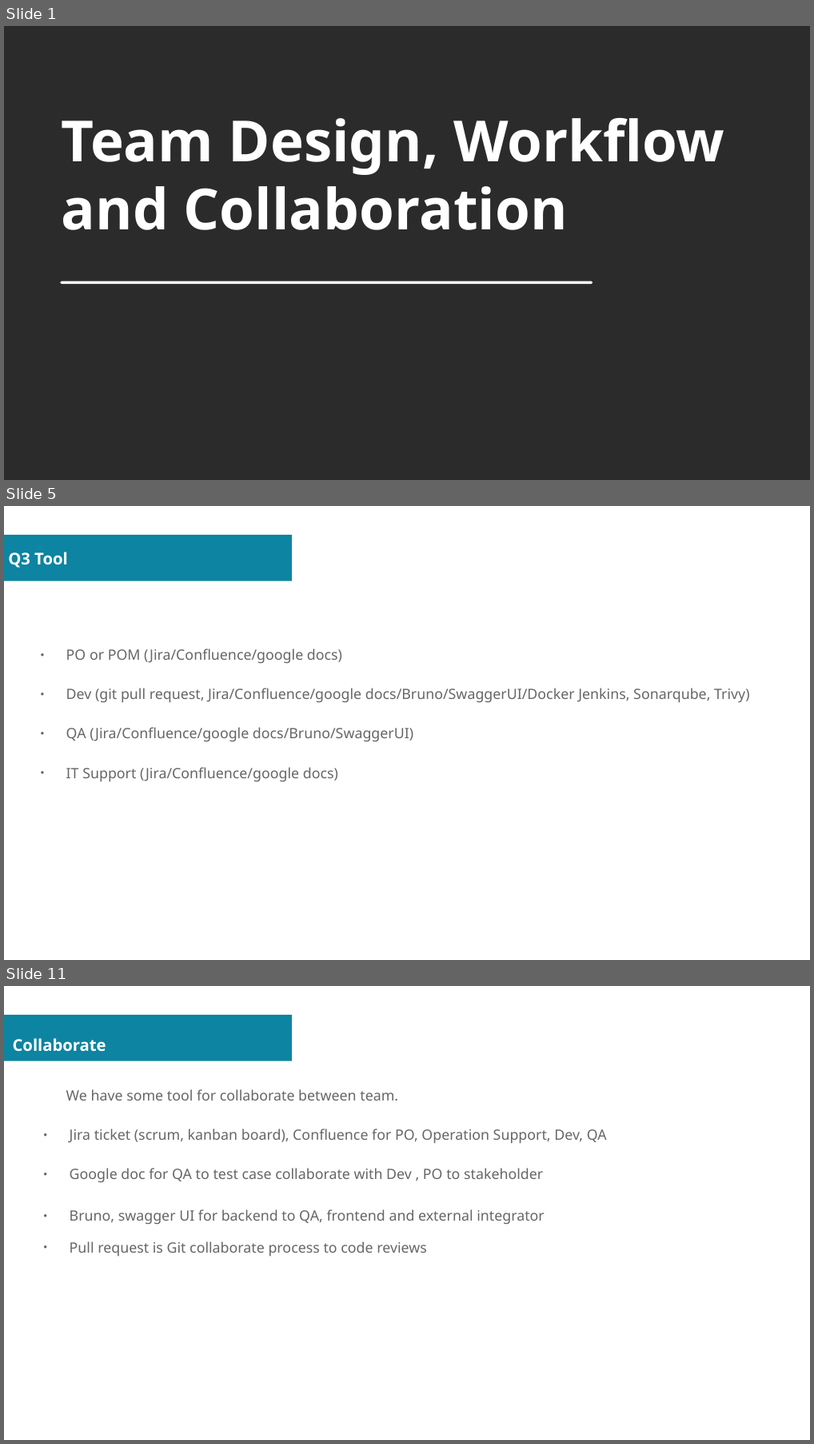
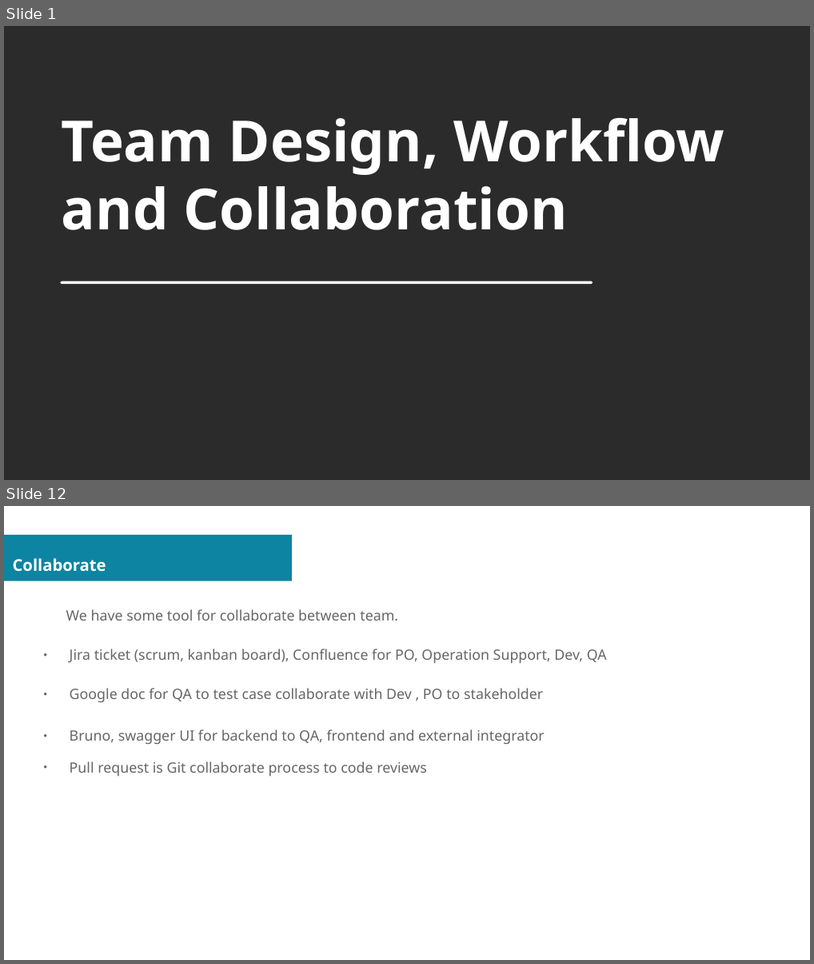
Before and after one commit to sovannotychea/ori-test, a slide deck: docs/01.odp. Shown one above the other, each under a label of ours: slides 1, 5 and 11 before the commit, slides 1 and 12 after it; the slides between them are not shown. The pictures are 814x1444 and 814x964 pixels, drawn with LibreOffice and Linux fonts; fonts in the diff are those of the drawing; background and template pictures are left out; a plain dark background stands for a picture behind light text. Boxes give left, top, right and bottom in pixels: in the first picture for what was removed or moved away, otherwise in the second. Text is boxed around its words. In the diff, an @@ line names an element or a change of style, - is before the commit and + after.

```diff
--- a/docs/01.odp
+++ b/docs/01.odp
@@ slide 5 removed at bbox=[4, 506, 810, 960], background #FFFFFF; not listed: 1 template element that a slide beside it also shows @@
@@ title removed at bbox=[8, 552, 68, 568] @@
-Q3 Tool
@@ text removed at bbox=[66, 648, 750, 782] @@
-● PO or POM (Jira/Confluence/google docs)
-● Dev (git pull request, Jira/Confluence/google docs/Bruno/SwaggerUI/Docker Jenkins, Sonarqube, Trivy)
-● QA (Jira/Confluence/google docs/Bruno/SwaggerUI)
-● IT Support (Jira/Confluence/google docs)
@@ what was slide 11 is now slide 12 @@
```
Also in this commit, not shown: 6 slides changed, 4 slides added, 2 other slides removed, 5 other files.
